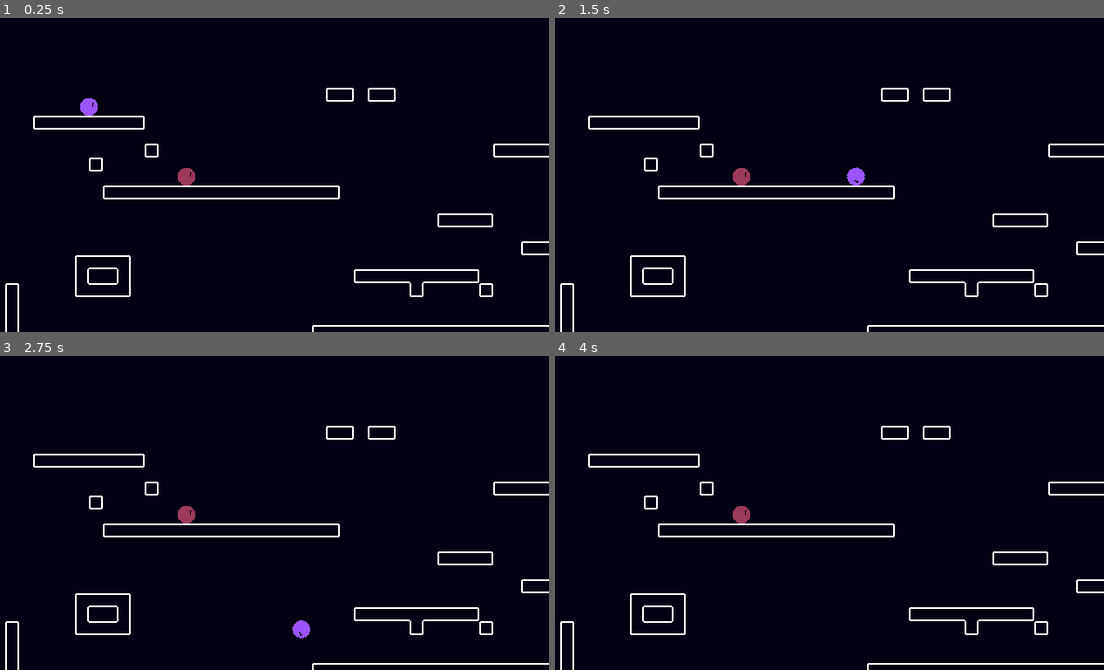
Above: before the commit, frames 1-4 (two rows, left to right).
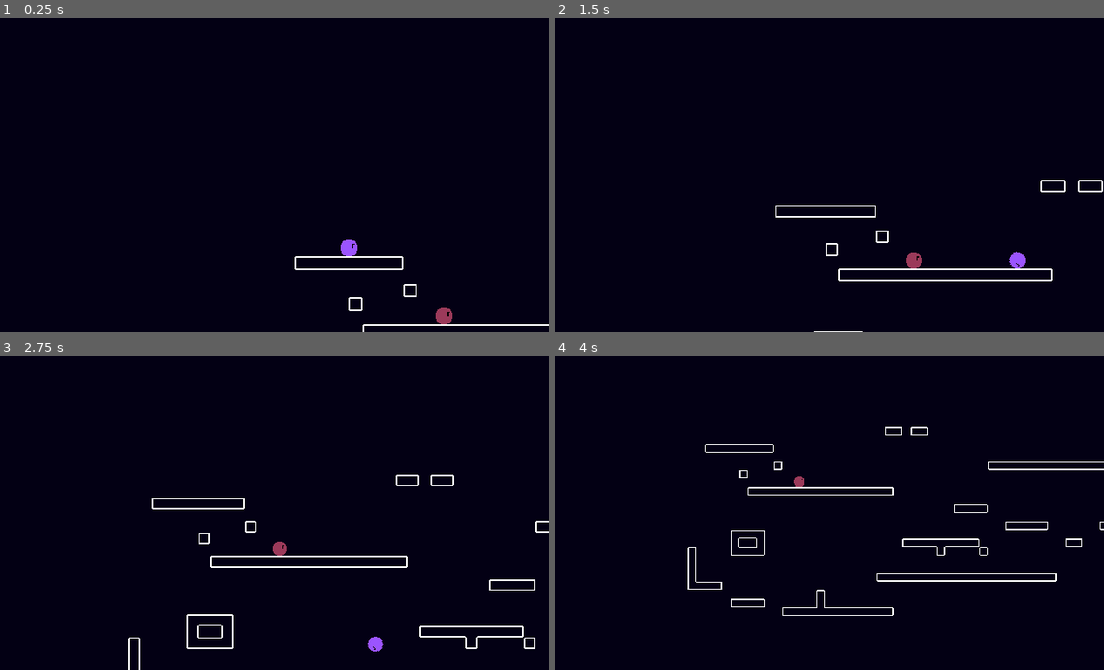
Above: after the commit, the same moments.

Repository: uniqueusername/fruit-smash
Game: Godot game, scene res://scenes/levels/world.tscn
The game is run twice, just before and just after one commit, with the same random seed, the same clock (stepped at 60 frames per second) and the same inputs.
Inputs:
- Up to frame 1 (0.25 s): no input
- Up to frame 2 (1.5 s): hold Right (ui_right) from 0.53 s (still down); tap Up (ui_up) at 0.77 s
- Up to frame 3 (2.75 s): tap Up (ui_up) at 1.52 s; release Right (ui_right) at 2.03 s; hold Left (ui_left) from 2.03 s (still down)
- Up to frame 4 (4 s): release Left (ui_left) at 2.78 s; hold Right (ui_right) from 2.78 s (still down); tap Up (ui_up) at 3.02, 3.77 s

The runs differ from the first frame. In frame 1, 3.1% of the frame differs, in the area x 0-100%, y 22-100%; in frame 2, 3.5%; in frame 3, 4.1%; in frame 4, 4.0%.

Commit message:
implemented multiplayer camera

Diff:
--- /dev/null
+++ b/assets/scripts/follower_cam.gd
@@ -0,0 +1,29 @@
+extends Camera2D
+
+# constants
+@export var ZOOM_OFFSET = 0.9
+@export var ZOOM_SMOOTHING = 0.9
+
+# variables
+var players_group
+var player_rect
+var viewport_rect
+
+func _ready():
+	# expects a group holding all players called "players"
+	players_group = get_node("../players")
+	viewport_rect = get_viewport_rect()
+
+func _process(delta):
+	# find the bounding coordinates of all players
+	player_rect = Rect2(players_group.get_child(0).global_position, Vector2())
+	for i in players_group.get_child_count():
+		if i == 0: continue
+		player_rect = player_rect.expand(players_group.get_child(i).global_position)
+
+	position = player_rect.get_center()
+	var zoom_num = 1 / max(
+		player_rect.size.x / viewport_rect.size.x + ZOOM_OFFSET,
+		player_rect.size.y / viewport_rect.size.y + ZOOM_OFFSET
+	)
+	zoom = lerp(zoom, Vector2(zoom_num, zoom_num), 1/ZOOM_SMOOTHING * delta)
--- a/assets/scripts/player.gd
+++ b/assets/scripts/player.gd
@@ -4,7 +4,7 @@
 @export var JUMP_VELOCITY = -370.0
 @export var ACCEL_SPEED = 100
 @export var MAX_SPEED = 260
-@export var DECEL_SPEED = 40
+@export var DECEL_SPEED = 35
 @export var AIR_SPEED = 0.4
 @export var COYOTE_TIME = 0.1
 
--- a/scenes/levels/world.tscn
+++ b/scenes/levels/world.tscn
@@ -1,15 +1,21 @@
-[gd_scene load_steps=3 format=3 uid="uid://d2nhsfux1tdio"]
+[gd_scene load_steps=4 format=3 uid="uid://d2nhsfux1tdio"]
 
+[ext_resource type="PackedScene" uid="uid://dndcr0r3pvk42" path="res://scenes/objects/follower_cam.tscn" id="1_s4mxc"]
 [ext_resource type="TileSet" uid="uid://rlkl4qdm0mes" path="res://assets/tiles.tres" id="1_xbwus"]
 [ext_resource type="PackedScene" uid="uid://wvrdki7cpe48" path="res://scenes/objects/player.tscn" id="1_xiv0j"]
 
 [node name="world" type="Node2D"]
 
-[node name="player" parent="." instance=ExtResource("1_xiv0j")]
+[node name="follower_cam" parent="." instance=ExtResource("1_s4mxc")]
+position_smoothing_speed = 0.485
+
+[node name="players" type="Node2D" parent="."]
+
+[node name="player" parent="players" instance=ExtResource("1_xiv0j")]
 position = Vector2(112, 96)
 metadata/mnk_enabled = true
 
-[node name="player2" parent="." instance=ExtResource("1_xiv0j")]
+[node name="player2" parent="players" instance=ExtResource("1_xiv0j")]
 modulate = Color(1, 0.694118, 0.352941, 1)
 position = Vector2(224, 180)
 
--- /dev/null
+++ b/scenes/objects/follower_cam.tscn
@@ -0,0 +1,9 @@
+[gd_scene load_steps=2 format=3 uid="uid://dndcr0r3pvk42"]
+
+[ext_resource type="Script" path="res://assets/scripts/follower_cam.gd" id="1_r0vks"]
+
+[node name="follower_cam" type="Camera2D"]
+position_smoothing_enabled = true
+position_smoothing_speed = 7.0
+script = ExtResource("1_r0vks")
+ZOOM_SMOOTHING = 1.0
Not shown, added: scenes/objects/folFBC.tmp
